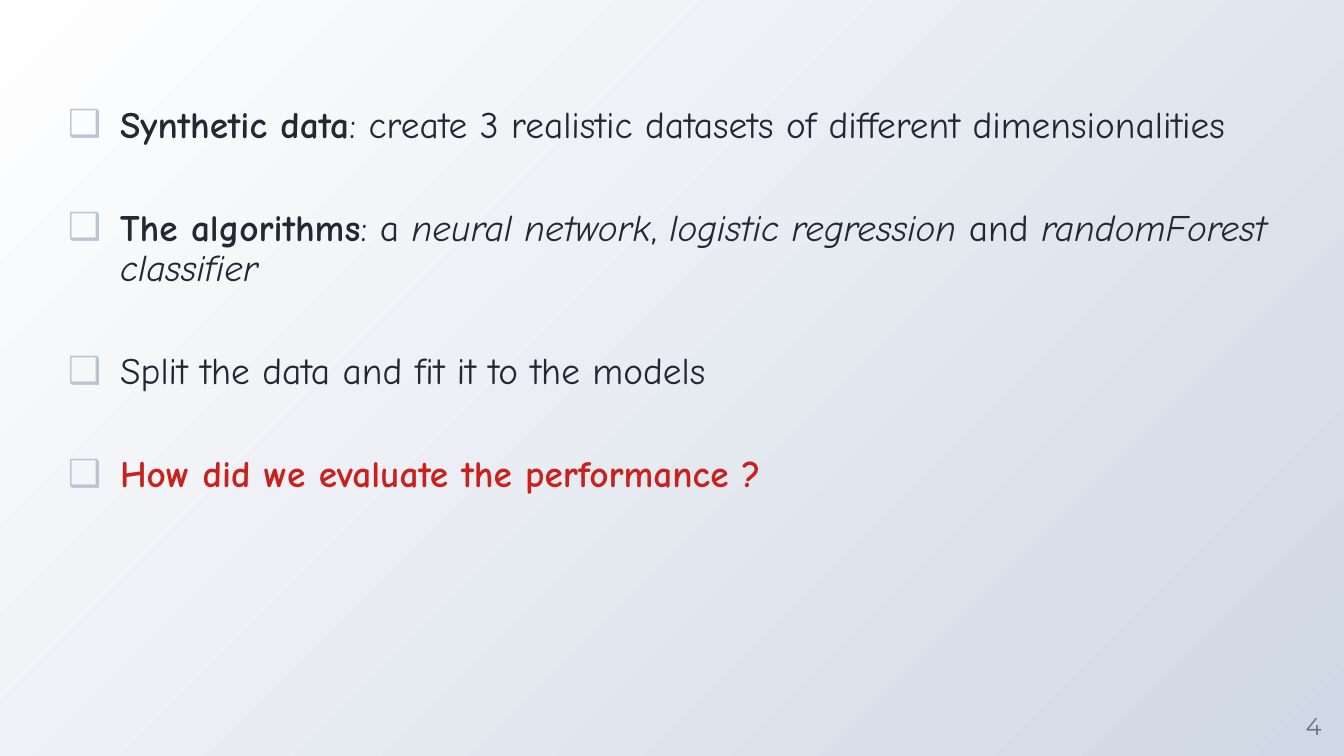
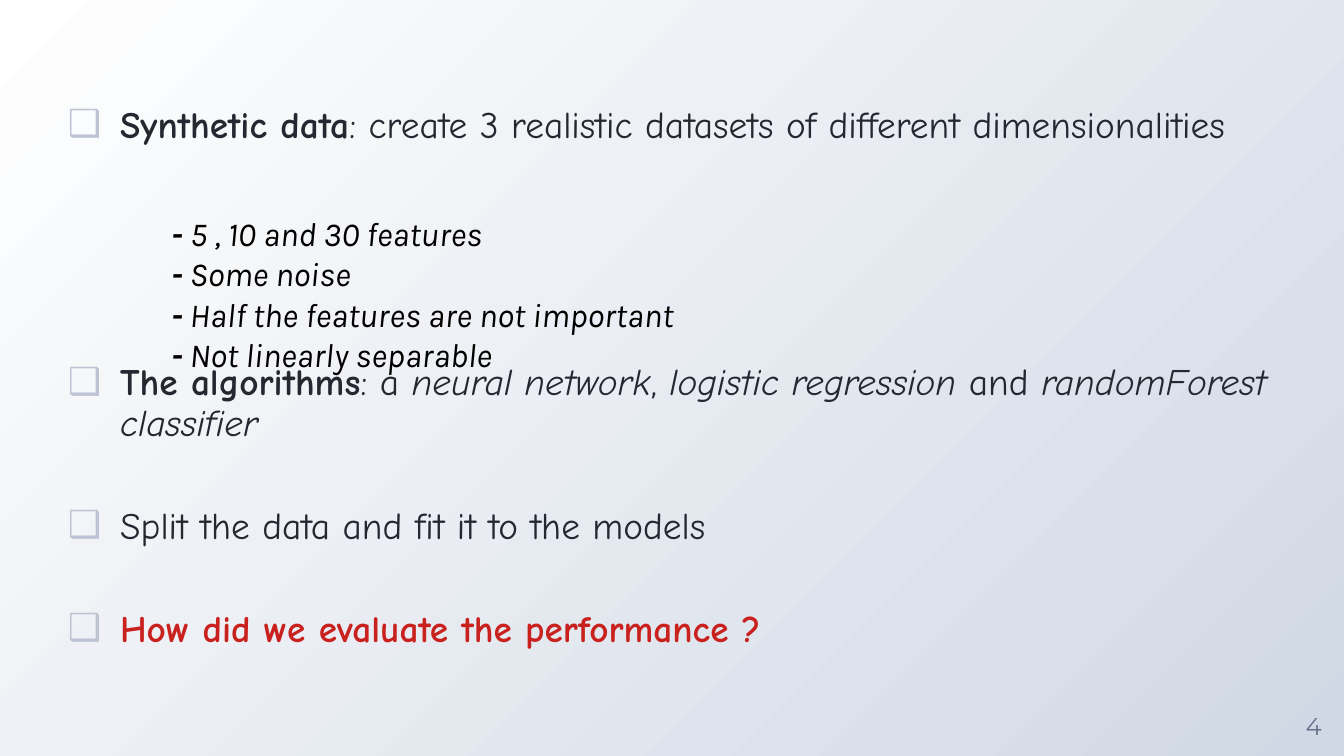
Before and after one commit to whalit/SFML-Project, a slide deck: slide 4 of PPT presentation.pptx. Drawn at 1344x756 pixels with LibreOffice and Linux fonts; fonts in the diff are those of the drawing; background and template pictures are left out. Boxes give left, top, right and bottom in pixels: in the first picture for what was removed or moved away, otherwise in the second. Text is boxed around its words. In the diff, an @@ line names an element or a change of style, - is before the commit and + after.

```diff
--- a/PPT presentation.pptx
+++ b/PPT presentation.pptx
@@ text "Synthetic data: create 3 realistic ..." rewrapped from bbox=[120, 112, 1266, 494] to bbox=[120, 112, 1266, 649] @@
@@ text added at bbox=[190, 223, 673, 376], 18 pt, text #000000, italic @@
+- 5 , 10 and 30 features
+- Some noise
+- Half the features are not important
+- Not linearly separable
```
Also in this commit, not shown: 5 other slides changed.
